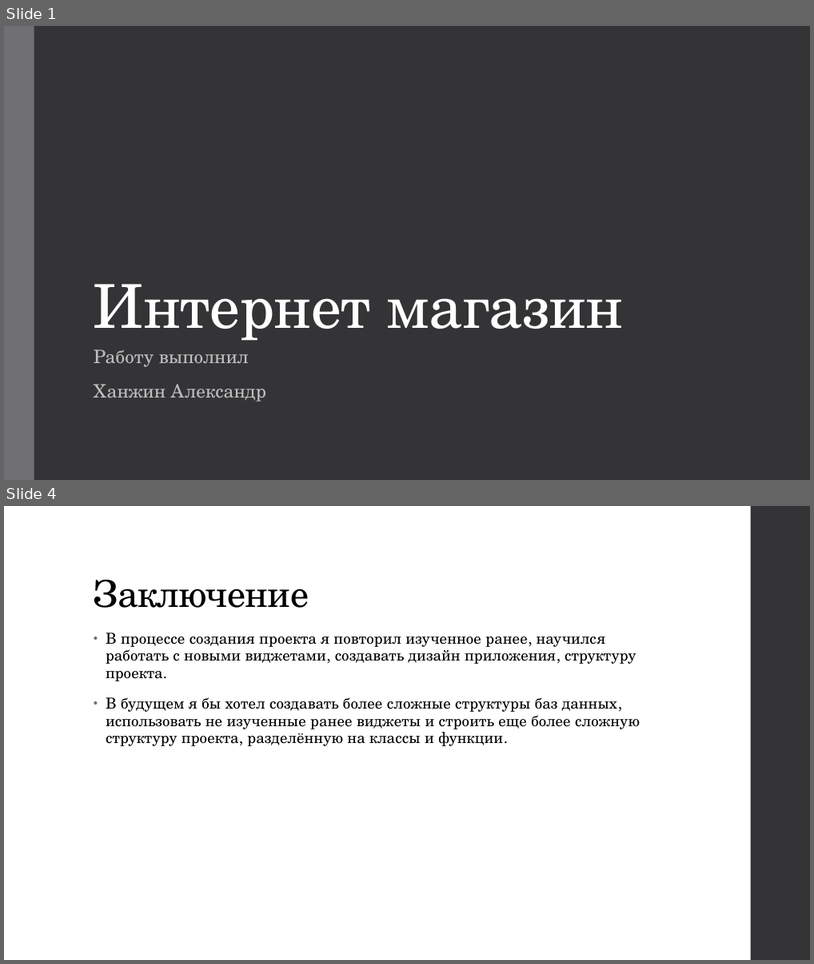
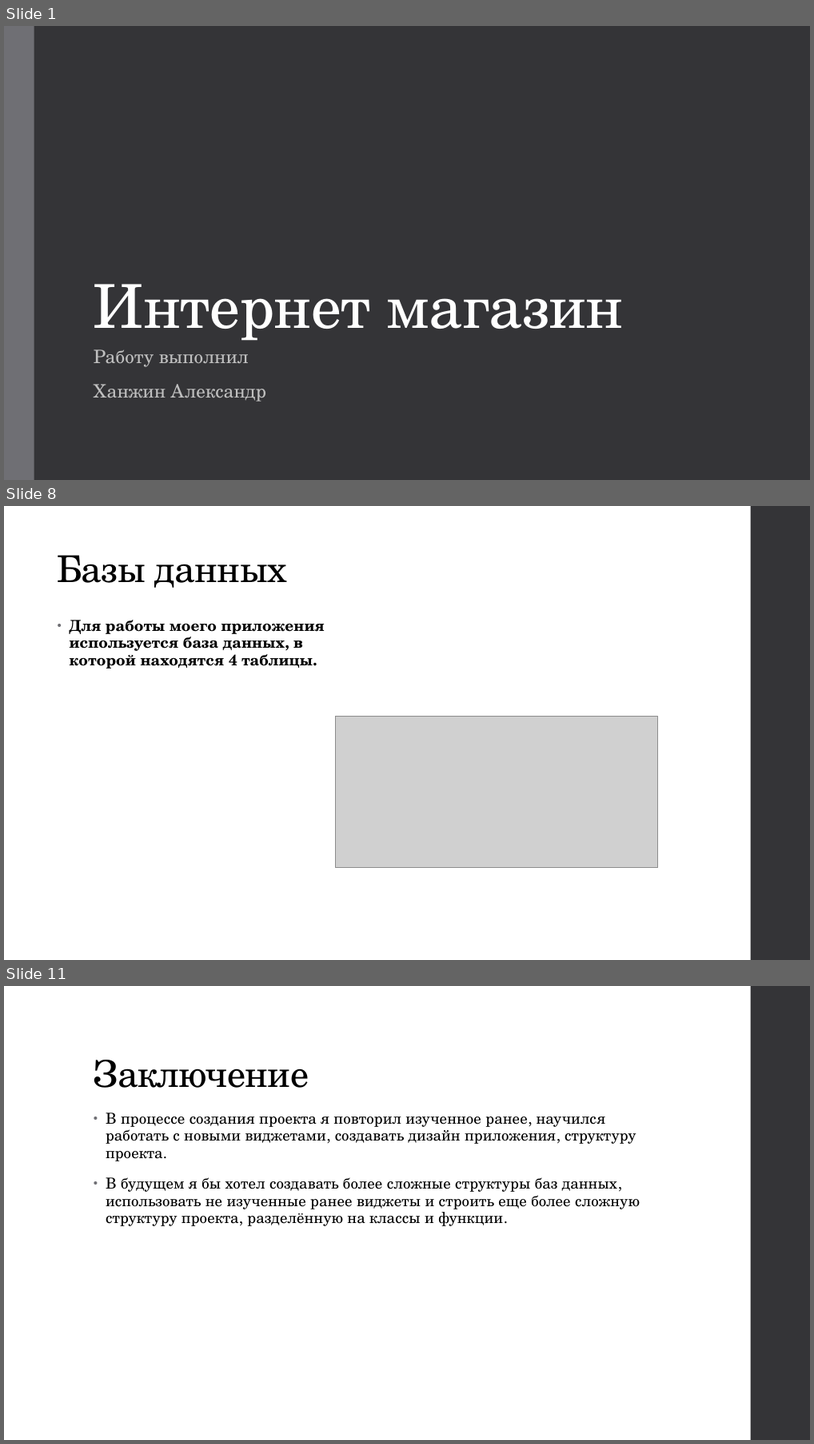
Before and after one commit to Asklit/online_store_public, a slide deck: online_store.pptx. Shown one above the other, each under a label of ours: slides 1 and 4 before the commit, slides 1, 8 and 11 after it; the slides between them are not shown. The pictures are 814x964 and 814x1444 pixels, drawn with LibreOffice and Linux fonts; fonts in the diff are those of the drawing; grey boxes stand for pictures. Boxes give left, top, right and bottom in pixels: in the first picture for what was removed or moved away, otherwise in the second. Text is boxed around its words. In the diff, an @@ line names an element or a change of style, - is before the commit and + after.

```diff
--- a/online_store.pptx
+++ b/online_store.pptx
@@ slide 8 added at [4, 506, 810, 960], background #FFFFFF; not listed: 1 template element that a slide beside it also shows @@
@@ title added at [58, 555, 288, 588], 44 pt, text #000000 @@
+Базы данных
@@ text added at [70, 620, 325, 668], 18 pt, text #000000, bold @@
+• Для работы моего приложения используется база данных, в которой находятся 4 таблицы.
@@ picture added at [335, 716, 658, 868] @@
@@ what was slide 4 is now slide 11 @@
```
Also in this commit, not shown: 2 slides changed, 6 other slides added.
